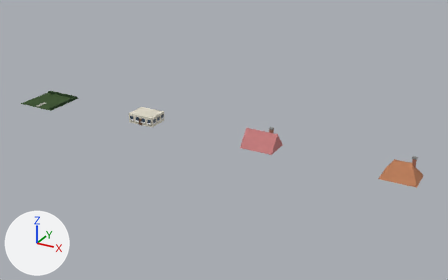
The Blender file objects/VanillaReplacements/Building/BLDHOU18/OG_BLDHOU18.blend, before and after one commit.
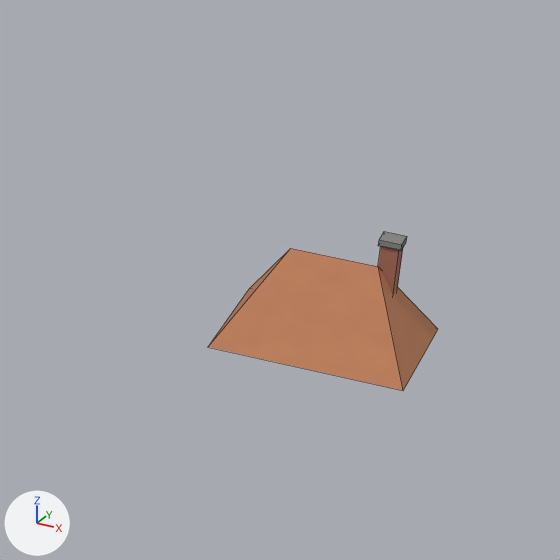
The first picture shows the older version from a 50 mm camera at (114.4, -113.0, 56.3) aimed at (51.4, 1.6, -0.9). The close-ups show the older and then the newer version on the part from 75% to 100% of the width and 39% to 79% of the height of that picture. Only the edits that show in the close-ups are written down. Lighting does not change. The marker at lower left points along +X, +Y and +Z. The close-ups show mesh edges as thin lines.
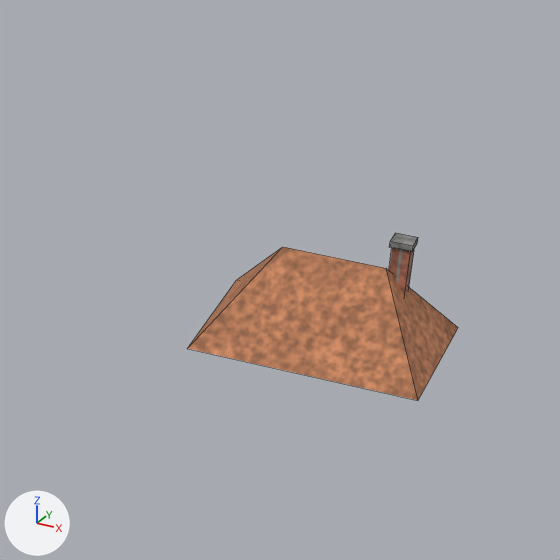
Where the newer file only moved an object's origin or applied its transform, the numbers keep the older frame.

The change, as a list of edits to the scene's bpy script:
```text
Change mat_brick_brick:
    remove # nodes: BsdfPrincipled, MixRGB, OutputMaterial, TexNoise, ValToRGB
    remove # colours: brown #ad6f59, light grey #cbcbcb, white #ffffff
    nodes: BsdfPrincipled, MixRGB x2, OutputMaterial, TexBrick, TexCoord x2, TexNoise x2, ValToRGB x2
    colours: brown #ad6f59, brown #9b634f, grey #959089, light grey #c8c8c8, white #ffffff, white #e9e9e9
Change mat_terracotta_terracotta:
    remove # nodes: BsdfPrincipled, MixRGB, OutputMaterial, TexNoise, ValToRGB
    remove # colours: orange #c48159, light grey #cbcbcb, white #ffffff
    nodes: BsdfPrincipled, MixRGB x3, OutputMaterial, TexCoord, TexNoise x3, ValToRGB x3
    colours: orange #c48159, light grey #cbcbcb, white #ffffff, light grey #c8c8c8, white #e9e9e9
Change me_hip:
    used by ob_hip; parent = ob_part3; location = (0.0, 0.0, 0.0)
    remove me_hip.from_pydata(...)  # 6 vertices, 5 faces; spans x -3.79..3.79, y -2.46..3.48, z 0.0..3.53
    add me_hip.from_pydata(...)  # 6 vertices, 5 faces; spans x -4.46..4.46, y -2.97..3.99, z 0.0..3.53
    me_hip part 1: the whole mesh is scaled about its middle by (1.18, 1.17, 1)
Change ob_cube_036:
    ob_cube_036.location: (2.027, 1.024, 2.801) -> (2.432, 1.126, 2.801)
Change ob_cube_037:
    ob_cube_037.location: (2.027, 1.024, 4.486) -> (2.432, 1.126, 4.486)
```

What differs and where, as boxes [x1, y1, x2, y2] in the close-ups (560 x 560 px):
'hip', surface changed, rescaled (18% wider, 7% taller): before [208, 248, 438, 391]; after [187, 247, 458, 400]
'Cube.036', surface changed, moved: before [378, 247, 403, 295]; after [389, 248, 414, 296]
'Cube.037', moved: before [378, 232, 407, 250]; after [390, 233, 418, 252]
